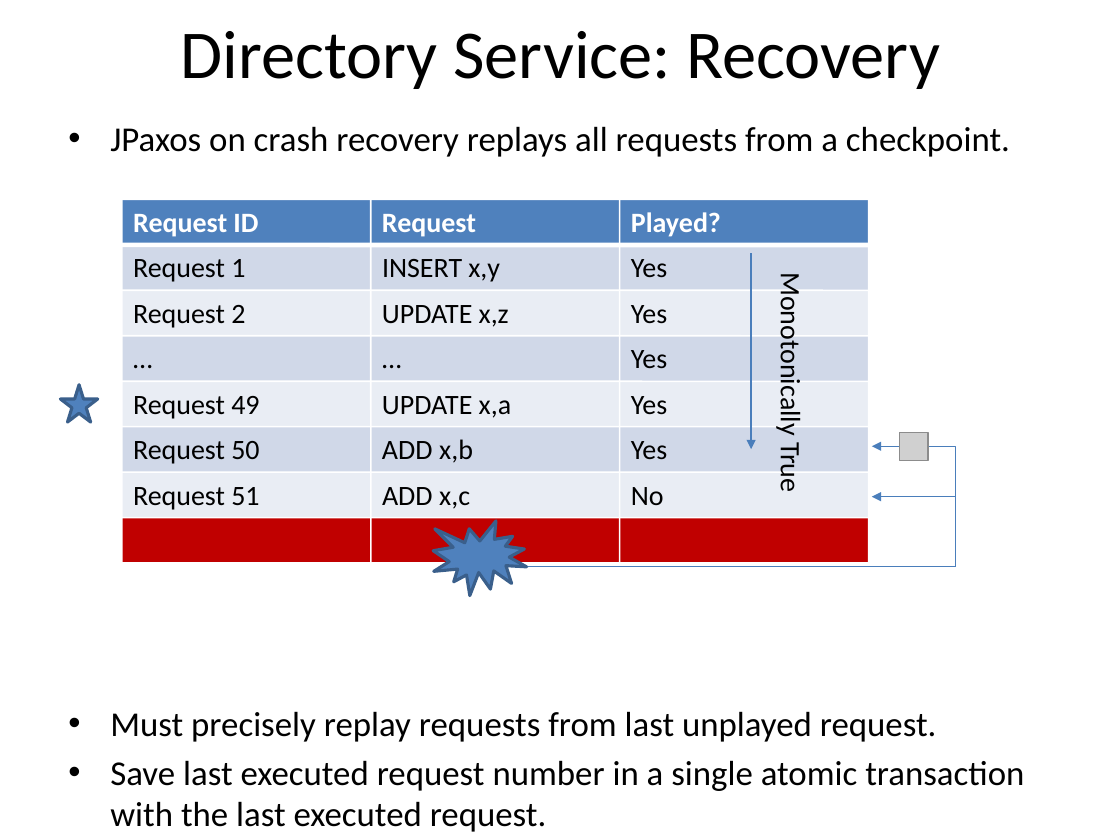
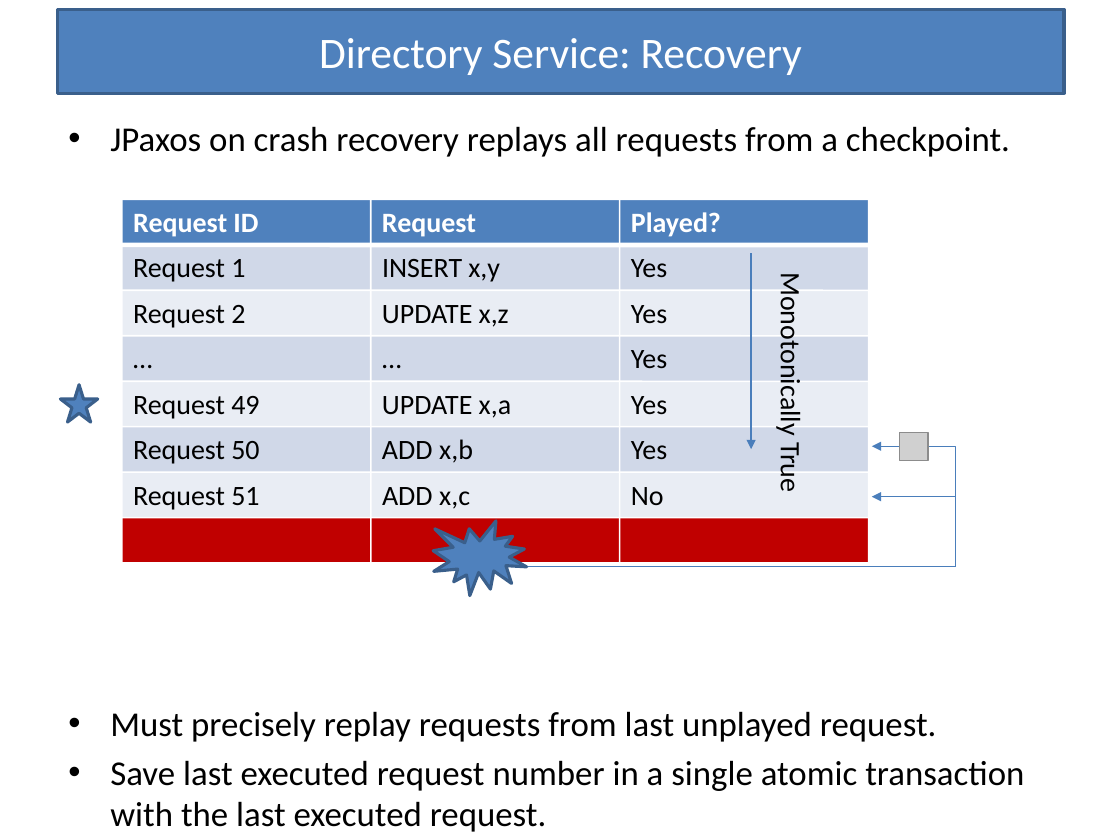
Before and after one commit to Slania/JPaxos-1, a slide deck: slide 15 of Paxos based directory updates for geo-replicated cloud storage.pptx. Drawn at 1120x840 pixels with LibreOffice and Linux fonts; fonts in the diff are those of the drawing; grey boxes stand for pictures. Boxes give left, top, right and bottom in pixels: in the first picture for what was removed or moved away, otherwise in the second. Text is boxed around its words. In the diff, an @@ line names an element or a change of style, - is before the commit and + after.

```diff
--- a/Paxos based directory updates for geo-replicated cloud storage.pptx
+++ b/Paxos based directory updates for geo-replicated cloud storage.pptx
@@ title "Directory Service: Recovery": place and size @@
-title "Directory Service: Recovery" at bbox=[181, 31, 940, 89]
+title "Directory Service: Recovery" at bbox=[57, 9, 1064, 93]
@@ title "Directory Service: Recovery" at bbox=[57, 9, 1064, 93]: size 44 to 28 pt, text colour #000000 to #FFFFFF; fill none to #4F81BD; outline none to #3A5F8C 2 pt @@
```
Also in this commit, not shown: 17 other slides changed.
